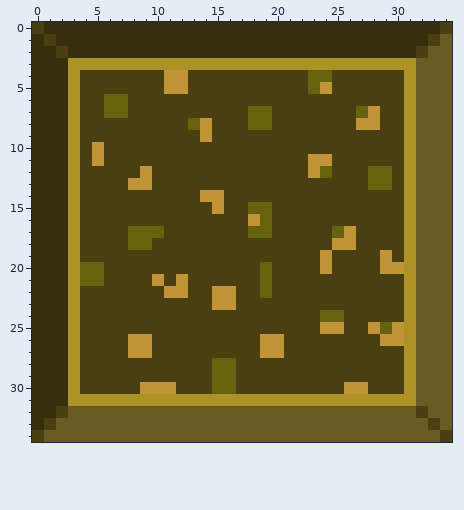
Two states of a pixel-art sprite, allclosed.png. The picture above was drawn from the file before the commit.
The file is 35x35 pixels.
After:
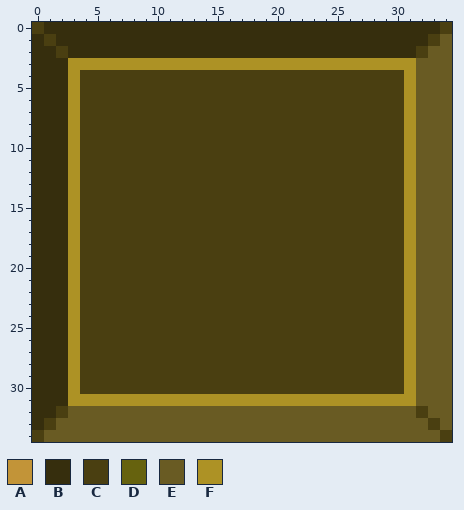
Palette (. is transparent): A #c29438  B #362e0d  C #4a3f11  D #66620e  E #695b23  F #ad9225
The exact change:
@@ x 0..34 @@
  3 BBBFFFFFFFFFFFFFFFFFFFFFFFFFFFFFEEE
- 4 BBBFCCCCCCCAACCCCCCCCCCDDCCCCCCFEEE
- 5 BBBFCCCCCCCAACCCCCCCCCCDACCCCCCFEEE
- 6 BBBFCCDDCCCCCCCCCCCCCCCCCCCCCCCFEEE
- 7 BBBFCCDDCCCCCCCCCCDDCCCCCCCDACCFEEE
- 8 BBBFCCCCCCCCCDACCCDDCCCCCCCAACCFEEE
- 9 BBBFCCCCCCCCCCACCCCCCCCCCCCCCCCFEEE
-10 BBBFCACCCCCCCCCCCCCCCCCCCCCCCCCFEEE
-11 BBBFCACCCCCCCCCCCCCCCCCAACCCCCCFEEE
-12 BBBFCCCCCACCCCCCCCCCCCCADCCCDDCFEEE
-13 BBBFCCCCAACCCCCCCCCCCCCCCCCCDDCFEEE
-14 BBBFCCCCCCCCCCAACCCCCCCCCCCCCCCFEEE
-15 BBBFCCCCCCCCCCCACCDDCCCCCCCCCCCFEEE
-16 BBBFCCCCCCCCCCCCCCADCCCCCCCCCCCFEEE
-17 BBBFCCCCDDDCCCCCCCDDCCCCCDACCCCFEEE
-18 BBBFCCCCDDCCCCCCCCCCCCCCCAACCCCFEEE
-19 BBBFCCCCCCCCCCCCCCCCCCCCACCCCACFEEE
-20 BBBFDDCCCCCCCCCCCCCDCCCCACCCCAAFEEE
-21 BBBFDDCCCCACACCCCCCDCCCCCCCCCCCFEEE
-22 BBBFCCCCCCCAACCAACCDCCCCCCCCCCCFEEE
-23 BBBFCCCCCCCCCCCAACCCCCCCCCCCCCCFEEE
-24 BBBFCCCCCCCCCCCCCCCCCCCCDDCCCCCFEEE
-25 BBBFCCCCCCCCCCCCCCCCCCCCAACCADAFEEE
-26 BBBFCCCCAACCCCCCCCCAACCCCCCCCAAFEEE
-27 BBBFCCCCAACCCCCCCCCAACCCCCCCCCCFEEE
-28 BBBFCCCCCCCCCCCDDCCCCCCCCCCCCCCFEEE
-29 BBBFCCCCCCCCCCCDDCCCCCCCCCCCCCCFEEE
-30 BBBFCCCCCAAACCCDDCCCCCCCCCAACCCFEEE
+ 4 BBBFCCCCCCCCCCCCCCCCCCCCCCCCCCCFEEE
+ 5 BBBFCCCCCCCCCCCCCCCCCCCCCCCCCCCFEEE
+ 6 BBBFCCCCCCCCCCCCCCCCCCCCCCCCCCCFEEE
+ 7 BBBFCCCCCCCCCCCCCCCCCCCCCCCCCCCFEEE
+ 8 BBBFCCCCCCCCCCCCCCCCCCCCCCCCCCCFEEE
+ 9 BBBFCCCCCCCCCCCCCCCCCCCCCCCCCCCFEEE
+10 BBBFCCCCCCCCCCCCCCCCCCCCCCCCCCCFEEE
+11 BBBFCCCCCCCCCCCCCCCCCCCCCCCCCCCFEEE
+12 BBBFCCCCCCCCCCCCCCCCCCCCCCCCCCCFEEE
+13 BBBFCCCCCCCCCCCCCCCCCCCCCCCCCCCFEEE
+14 BBBFCCCCCCCCCCCCCCCCCCCCCCCCCCCFEEE
+15 BBBFCCCCCCCCCCCCCCCCCCCCCCCCCCCFEEE
+16 BBBFCCCCCCCCCCCCCCCCCCCCCCCCCCCFEEE
+17 BBBFCCCCCCCCCCCCCCCCCCCCCCCCCCCFEEE
+18 BBBFCCCCCCCCCCCCCCCCCCCCCCCCCCCFEEE
+19 BBBFCCCCCCCCCCCCCCCCCCCCCCCCCCCFEEE
+20 BBBFCCCCCCCCCCCCCCCCCCCCCCCCCCCFEEE
+21 BBBFCCCCCCCCCCCCCCCCCCCCCCCCCCCFEEE
+22 BBBFCCCCCCCCCCCCCCCCCCCCCCCCCCCFEEE
+23 BBBFCCCCCCCCCCCCCCCCCCCCCCCCCCCFEEE
+24 BBBFCCCCCCCCCCCCCCCCCCCCCCCCCCCFEEE
+25 BBBFCCCCCCCCCCCCCCCCCCCCCCCCCCCFEEE
+26 BBBFCCCCCCCCCCCCCCCCCCCCCCCCCCCFEEE
+27 BBBFCCCCCCCCCCCCCCCCCCCCCCCCCCCFEEE
+28 BBBFCCCCCCCCCCCCCCCCCCCCCCCCCCCFEEE
+29 BBBFCCCCCCCCCCCCCCCCCCCCCCCCCCCFEEE
+30 BBBFCCCCCCCCCCCCCCCCCCCCCCCCCCCFEEE
 31 BBBFFFFFFFFFFFFFFFFFFFFFFFFFFFFFEEE
